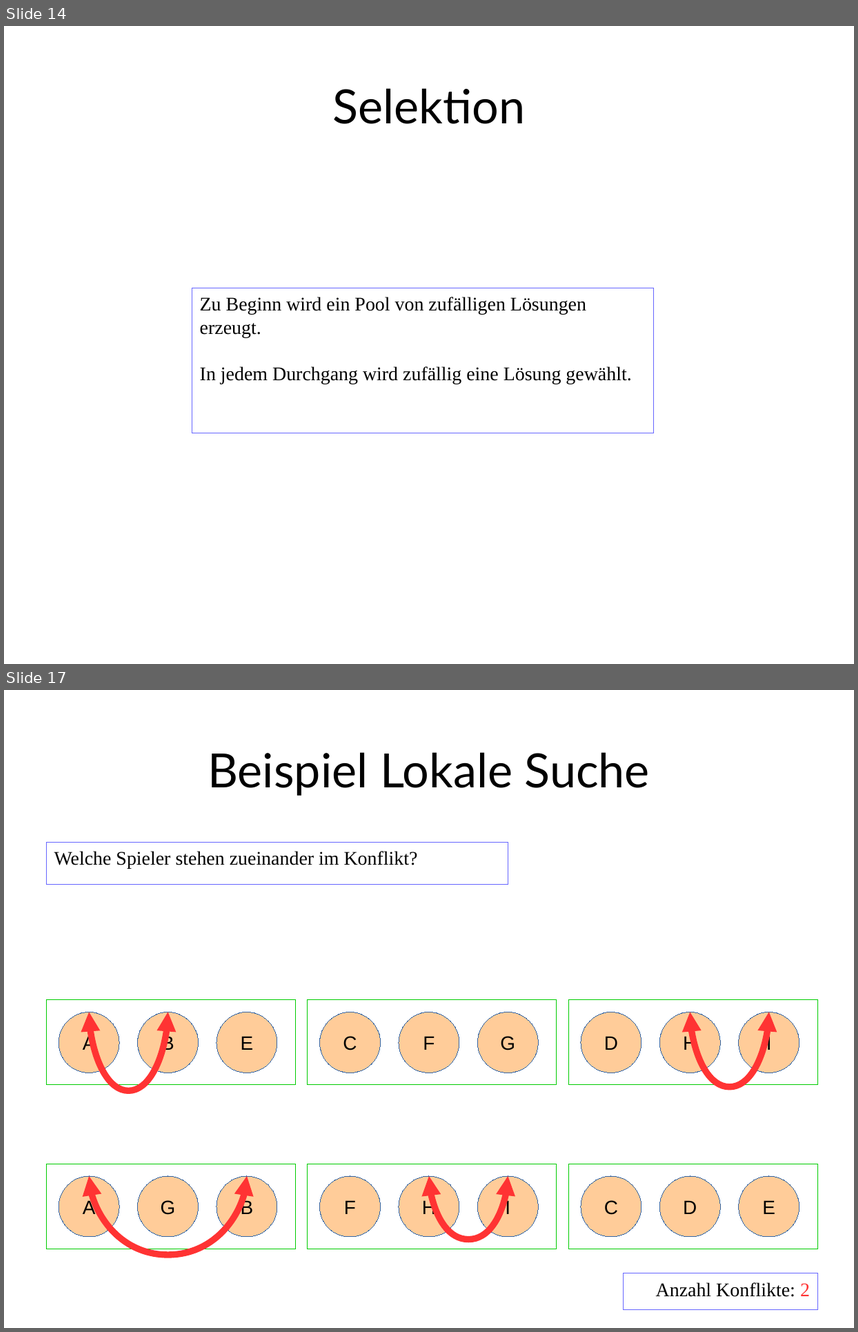
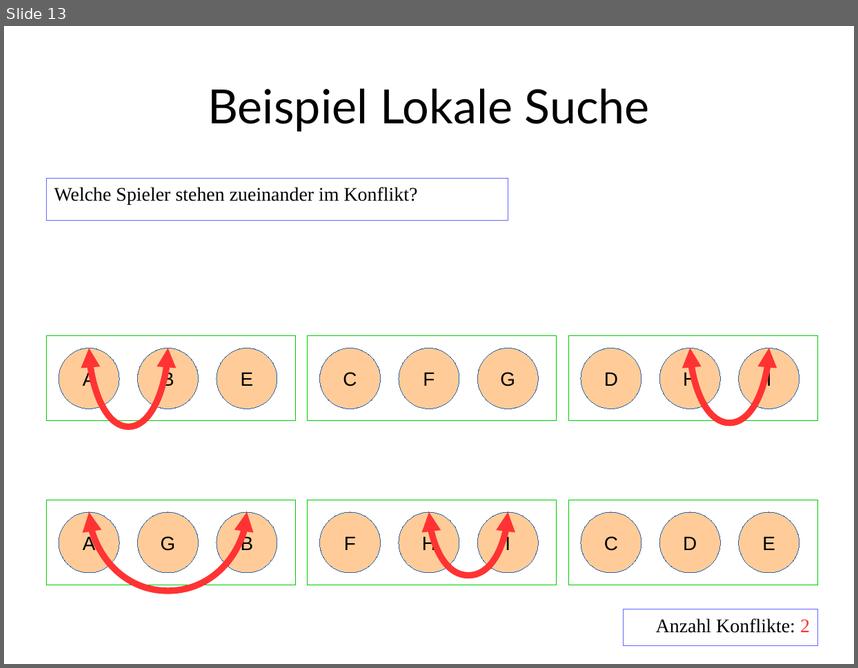
Before and after one commit to RincewindWizzard/social-golfers, a slide deck: presentation/DennisLindemannSocialGolferProblem.odp. Shown one above the other, each under a label of ours: slides 14 and 17 before the commit, slide 13 after it; the slides between them are not shown. The pictures are 858x1332 and 858x668 pixels, drawn with LibreOffice and Linux fonts; fonts in the diff are those of the drawing. Boxes give left, top, right and bottom in pixels: in the first picture for what was removed or moved away, otherwise in the second. Text is boxed around its words. In the diff, an @@ line names an element or a change of style, - is before the commit and + after.

```diff
--- a/presentation/DennisLindemannSocialGolferProblem.odp
+++ b/presentation/DennisLindemannSocialGolferProblem.odp
@@ slide 14 removed at [4,26,854,664], background #FFFFFF @@
@@ title removed at [332,88,525,124] @@
-Selektion
@@ rectangle removed at [192,288,653,432] @@
-Zu Beginn wird ein Pool von zufälligen Lösungen erzeugt.
-In jedem Durchgang wird zufällig eine Lösung gewählt.
@@ what was slide 17 is now slide 13 @@
```
Also in this commit, not shown: 4 slides changed, 1 slide added, 4 other slides removed, 1 other file.
